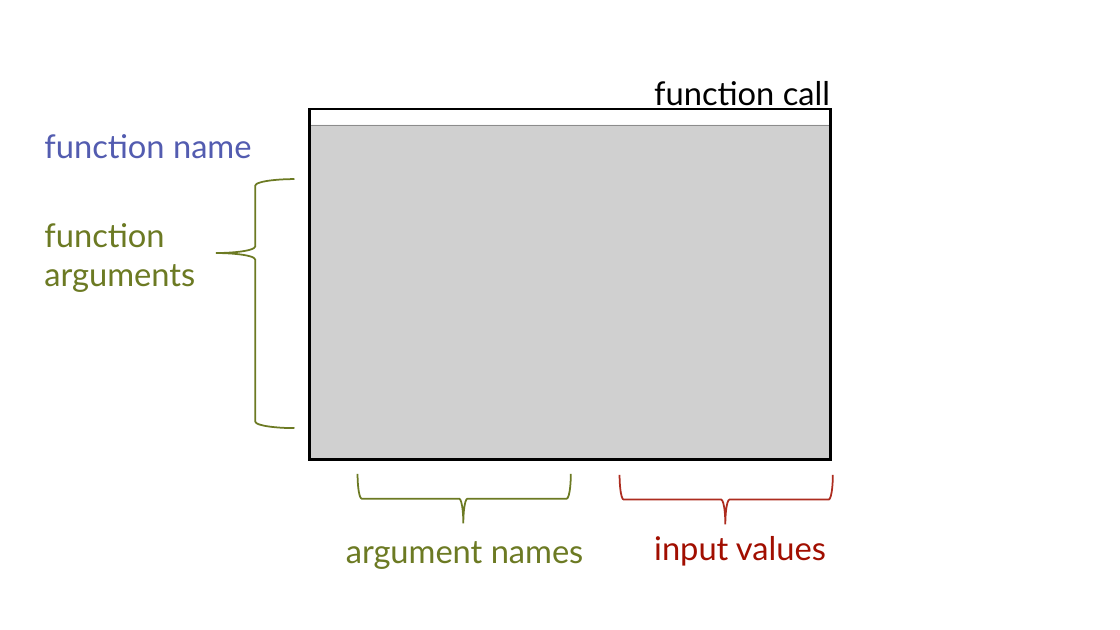
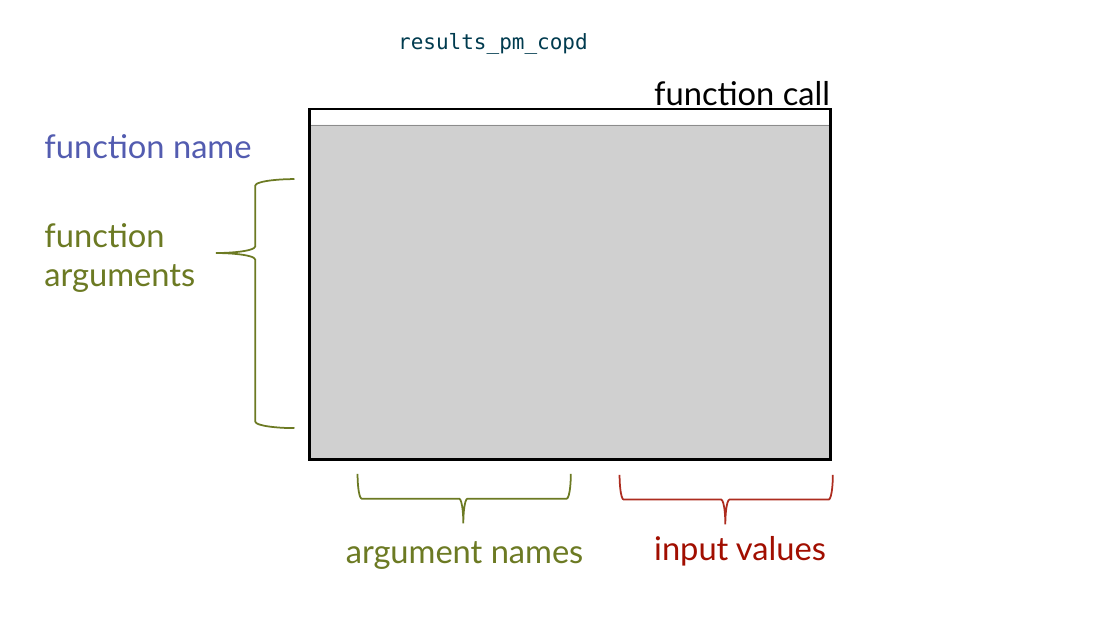
Before and after one commit to SwissTPH/healthiar, a slide deck: slide 5 of r_package/varia/Workshops_and_demos/2025_06_30_Swiss_TPH/images/images_for_presentation.pptx. Drawn at 1120x630 pixels with LibreOffice and Linux fonts; fonts in the diff are those of the drawing; grey boxes stand for pictures. Boxes give left, top, right and bottom in pixels: in the first picture for what was removed or moved away, otherwise in the second. Text is boxed around its words. In the diff, an @@ line names an element or a change of style, - is before the commit and + after.

```diff
--- a/r_package/varia/Workshops_and_demos/2025_06_30_Swiss_TPH/images/images_for_presentation.pptx
+++ b/r_package/varia/Workshops_and_demos/2025_06_30_Swiss_TPH/images/images_for_presentation.pptx
@@ text added at box(398, 33, 588, 54), 18 pt, text #003B4F @@
+results_pm_copd
```
Also in this commit, not shown: 1 slide added, 7 other files.
